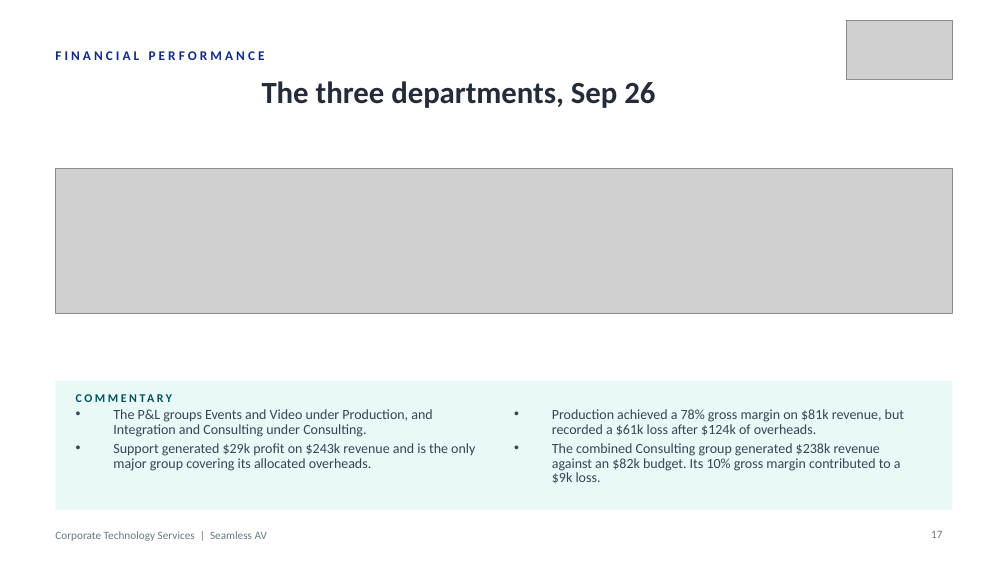
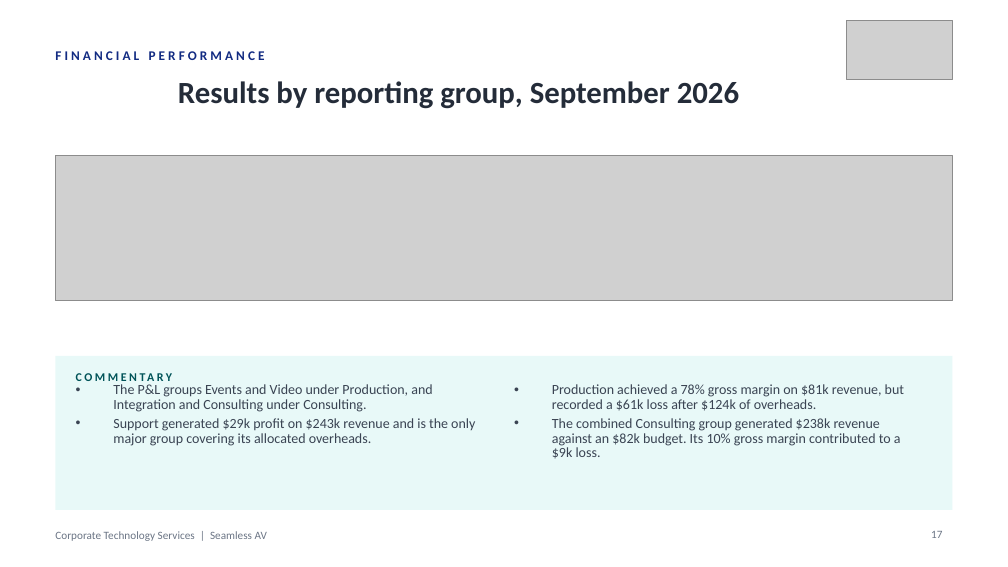
Before and after one commit to WesleyNelson-O33/Claude, a slide deck: slide 17 of deck/CTS Monthly Business Review - 30092026.pptx. Drawn at 1008x567 pixels with LibreOffice and Linux fonts; fonts in the diff are those of the drawing; grey boxes stand for pictures. Boxes give left, top, right and bottom in pixels: in the first picture for what was removed or moved away, otherwise in the second. Text is boxed around its words. In the diff, an @@ line names an element or a change of style, - is before the commit and + after.

```diff
--- a/deck/CTS Monthly Business Review - 30092026.pptx
+++ b/deck/CTS Monthly Business Review - 30092026.pptx
@@ text at (178,81,739,109): text changed @@
-The three departments, Sep 26
+Results by reporting group, September 2026
@@ picture: place and size @@
-picture at (55,168,953,313)
+picture at (55,155,953,300)
@@ rectangle: place and size @@
-rectangle at (55,381,953,510)
+rectangle at (55,356,953,510)
@@ text "The P&L groups Events and ...": place and size @@
-text "The P&L groups Events and ..." at (113,409,475,471)
+text "The P&L groups Events and ..." at (113,384,475,446)
@@ text "COMMENTARY" rewrapped from (76,389,378,407) to (76,364,378,389) @@
@@ text "Production achieved a 78% gross ...": place and size @@
-text "Production achieved a 78% gross ..." at (552,409,904,483)
+text "Production achieved a 78% gross ..." at (552,384,904,458)
```
Also in this commit, not shown: 36 other slides changed, 3 other files.
